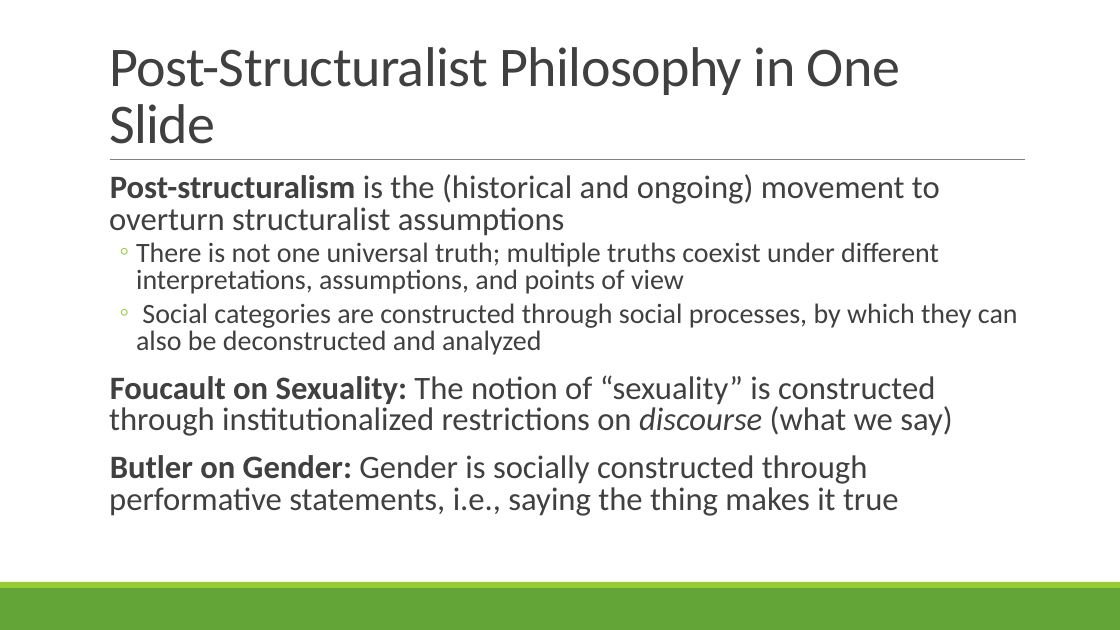
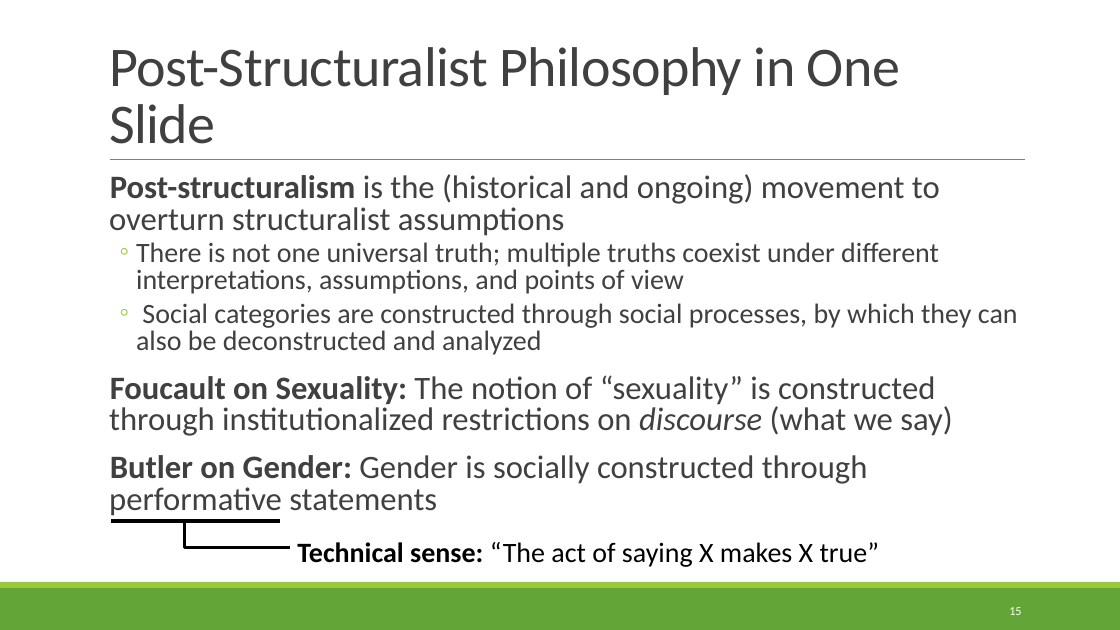
Before and after one commit to rbohrer/pl-course, a slide deck: slide 15 of LectureSlides/10GenderDisability.pptx (slide 13 before the commit). Drawn at 1120x630 pixels with LibreOffice and Linux fonts; fonts in the diff are those of the drawing. Boxes give left, top, right and bottom in pixels: in the first picture for what was removed or moved away, otherwise in the second. Text is boxed around its words. In the diff, an @@ line names an element or a change of style, - is before the commit and + after.

```diff
--- a/LectureSlides/10GenderDisability.pptx
+++ b/LectureSlides/10GenderDisability.pptx
@@ text at (109,455,868,516): text changed @@
-  Butler on Gender: Gender is socially constructed through performative statements, i.e., saying the thing makes it true
+  Butler on Gender: Gender is socially constructed through performative statements
@@ line added from (112, 521) to (281, 521), #000000 3 pt @@
@@ elbow line added from (189, 520) to (290, 548), #000000 2.25 pt @@
@@ text added at (297,542,879,567), 24 pt, text #000000 @@
+Technical sense: “The act of saying X makes X true”
@@ page number added at (1009,607,1021,615), 10.5 pt, text #FFFFFF @@
+15
```
Also in this commit, not shown: 49 other slides changed, 5 slides added.
